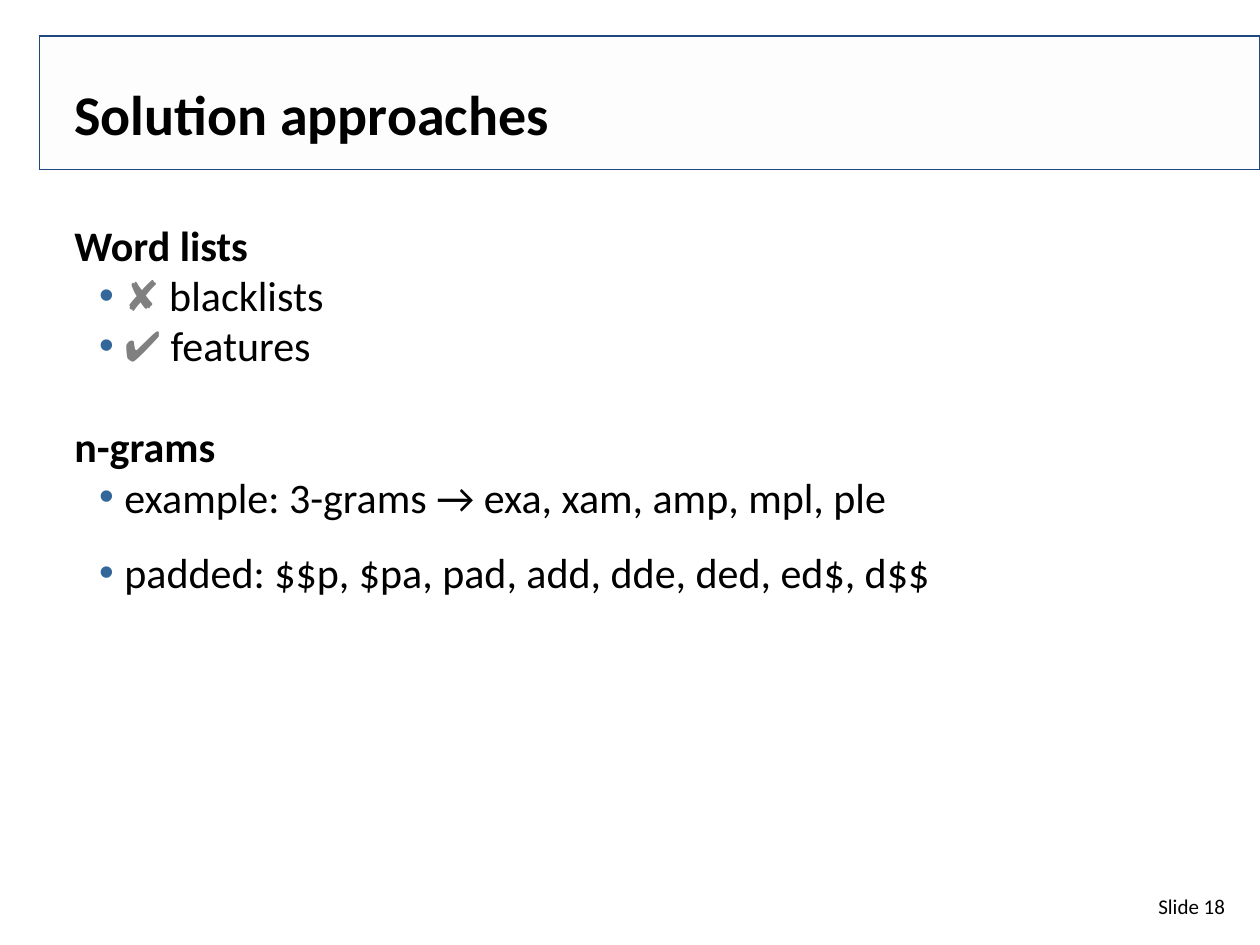
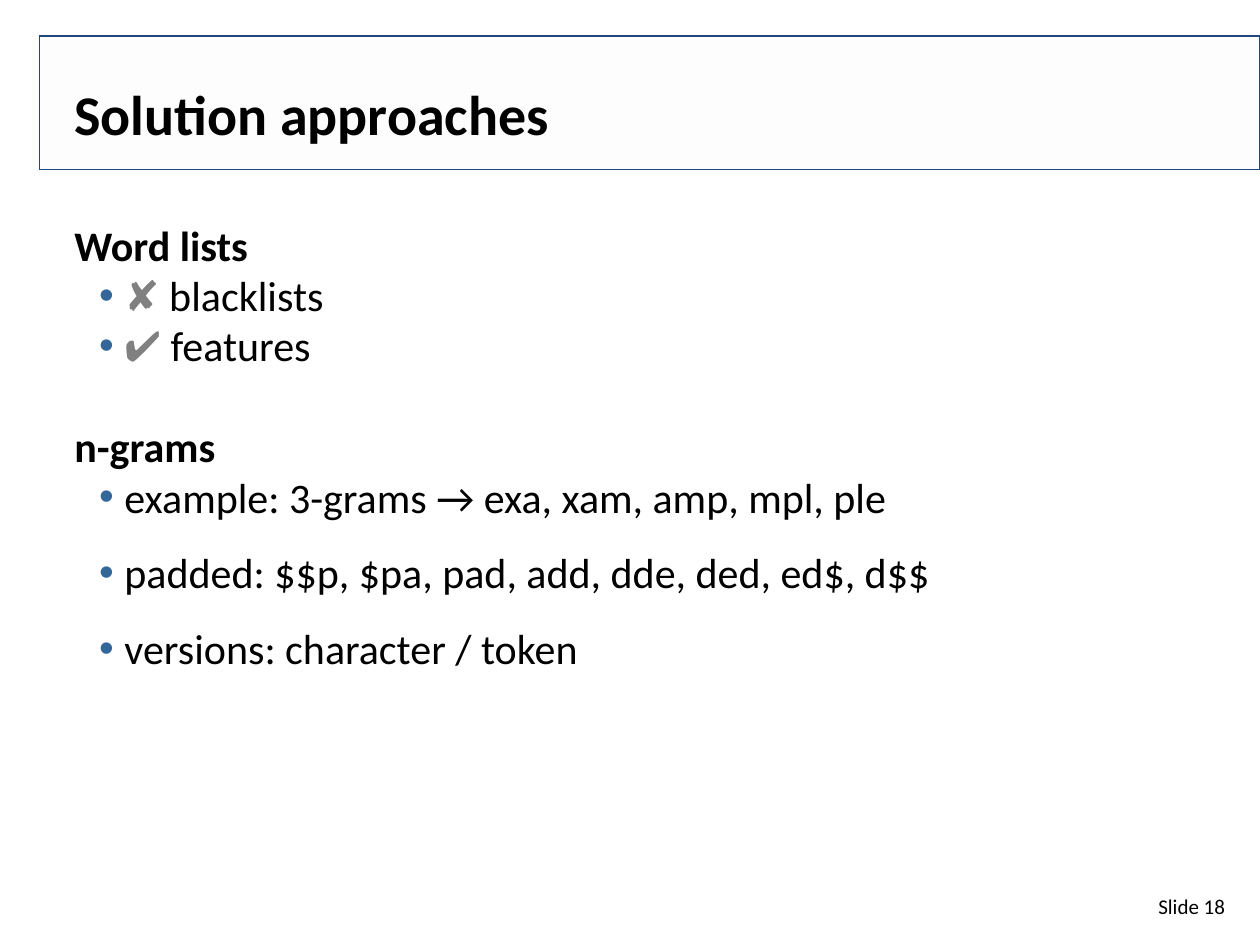
Before and after one commit to IllDepence/websci_ss2017, a slide deck: slide 18 of pres/Tarek_Saier_Abusive_behavior_in_social_media.odp. Drawn at 1260x945 pixels with LibreOffice and Linux fonts; fonts in the diff are those of the drawing; background and template pictures are left out. Boxes give left, top, right and bottom in pixels: in the first picture for what was removed or moved away, otherwise in the second. Text is boxed around its words. In the diff, an @@ line names an element or a change of style, - is before the commit and + after.

```diff
--- a/pres/Tarek_Saier_Abusive_behavior_in_social_media.odp
+++ b/pres/Tarek_Saier_Abusive_behavior_in_social_media.odp
@@ text at <box>124,634,577,665</box>: paragraph added @@
+  • versions: character / token
```
Also in this commit, not shown: 9 other slides changed, 1 slide added, 2 other files.
